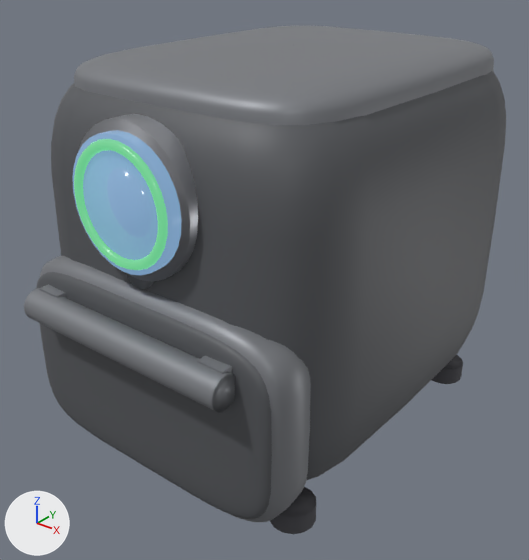
The glTF model public/models/air-fryer.glb: old version first, new version second.
The view is the same before and after, from a camera (50 mm lens) standing at (0.386, -0.51, 0.451) and looking at (-0.005, -0.021, 0.148). Lighting does not change. The marker at lower left points along +X, +Y and +Z. The picture after the commit comes second. Vertices at exactly the same position are counted once.

Objects in the first picture: 'body', 'control-face', 'control-ring', 'crown', 'drawer', 'drawer-face', 'foot.001', 'handle', 'handle-post', 'handle-post.001', 'mode-button', 'temp-ring' and 1 more.
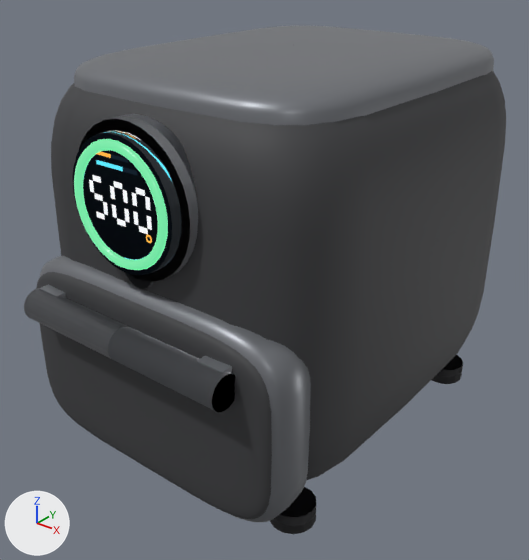
The newer file is also turned or shifted as a whole; pictures and numbers use the older file's frame.

Boxes (x1, y1, x2, y2) around the edits, measured in the pictures (529 x 560 px; the box of a moved part takes in the faces that stretch with it):
'body', recoloured, surface changed: (51, 71, 506, 480) in both
'drawer-face', recoloured, surface changed: (36, 272, 272, 519) in both
'handle', surface changed (darker): (24, 288, 235, 412) in both
'control-ring', surface changed (grey to black): (79, 114, 198, 282) in both
'temp-ring', recoloured: (74, 139, 168, 270) in both
'handle-post.001', surface changed: (197, 356, 232, 374) in both
'handle-post', surface changed: (39, 284, 66, 298) in both
'mode-button', surface changed (darker): (126, 273, 154, 289) in both
part 1 of me_control_ring, moved or reshaped: (79, 119, 190, 282) in both
part 2 of me_control_face, recoloured (blue to black): (73, 130, 182, 276) in both

What changed in the scene script:
```text
Add img_image_2:
    img_image_2 = load_image('Image_2', '_unpacked/Image_2', 256, 256, 'sRGB')
Add img_image_0:
    img_image_0 = load_image('Image_0', '_unpacked/Image_0', 512, 512, 'sRGB')
Add img_image_1:
    img_image_1 = load_image('Image_1', '_unpacked/Image_1', 512, 512, 'Non-Color')
Change mat_graphite:
    mat_graphite.roughness: 0.48 -> 0.4
Change mat_steeldark:
    remove # nodes: BsdfPrincipled, OutputMaterial
    remove # colours: grey #aaacb1
    nodes: BsdfPrincipled, Math x2, Mix, OutputMaterial, SeparateColor, TexImage x2
    colours: grey #a0a2a8
    uses the picture img_image_0
    uses the picture img_image_1
Change mat_led:
    mat_led.emission_color: (0.12, 0.55, 0.24) -> (0.15, 0.75, 0.35)  # green #61c486 -> green #6ce1a0
Add mat_dialui:
    mat_dialui = bpy.data.materials.new('dialUI')
    # colours: dark grey #303538
    # uses the picture img_image_2
Add mat_matteblack:
    mat_matteblack = principled_material('matteBlack')
    mat_matteblack.base_color = (0.045, 0.046, 0.05)  # dark grey #3c3d3f
    mat_matteblack.roughness = 0.66
Change me_body:
    where me_body.from_pydata(...)  # 573 vertices, 1056 faces; spans x -0.15..0.15, y -0.177..0.203, z 0.018..0.358
    remove me_body.materials.append(mat_black)  # dark grey #595b5f
    add me_body.materials.append(mat_matteblack)  # dark grey #3c3d3f
Change me_drawer_face:
    where me_drawer_face.from_pydata(...)  # 573 vertices, 1056 faces; spans x -0.132..0.132, y -0.193..-0.165, z 0.033..0.193
    remove me_drawer_face.materials.append(mat_black)  # dark grey #595b5f
    add me_drawer_face.materials.append(mat_matteblack)  # dark grey #3c3d3f
Change me_control_ring:
    where me_control_ring.from_pydata(...)  # 62 vertices, 120 faces; spans x -0.06..0.06, y -0.182..-0.164, z 0.2113..0.3307
    used by ob_control_ring; location = (0.0, 0.0, 0.0)
    me_control_ring part 1
    60 faces are deleted
    60 new faces join them
Change me_control_face:
    where me_control_face.from_pydata(...)  # 62 vertices, 120 faces; spans x -0.052..0.052, y -0.191..-0.171, z 0.2193..0.3227
    used by ob_control_face; location = (0.0, 0.0, 0.0)
    me_control_face part 2: 120 faces spanning x -0.052..0.052, y -0.191..-0.171, z 0.2193..0.3227 switch from mat_screenbright (dark blue #4b596c, glowing blue #7395b6) to mat_dialui
```
